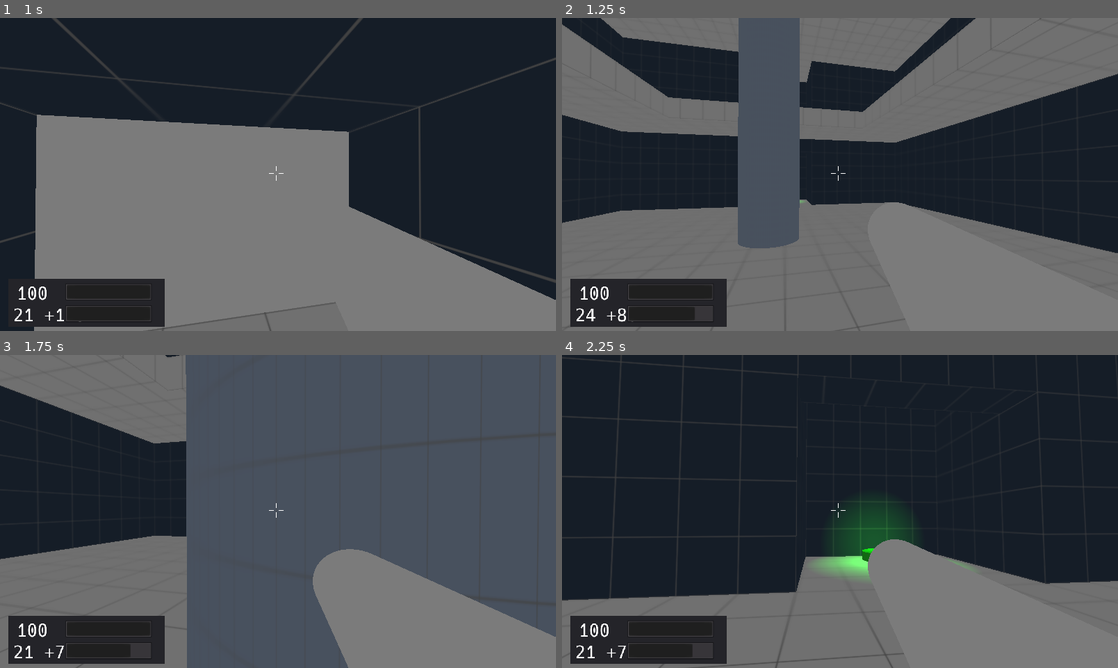
Above: before the commit, frames 1-4 (two rows, left to right).
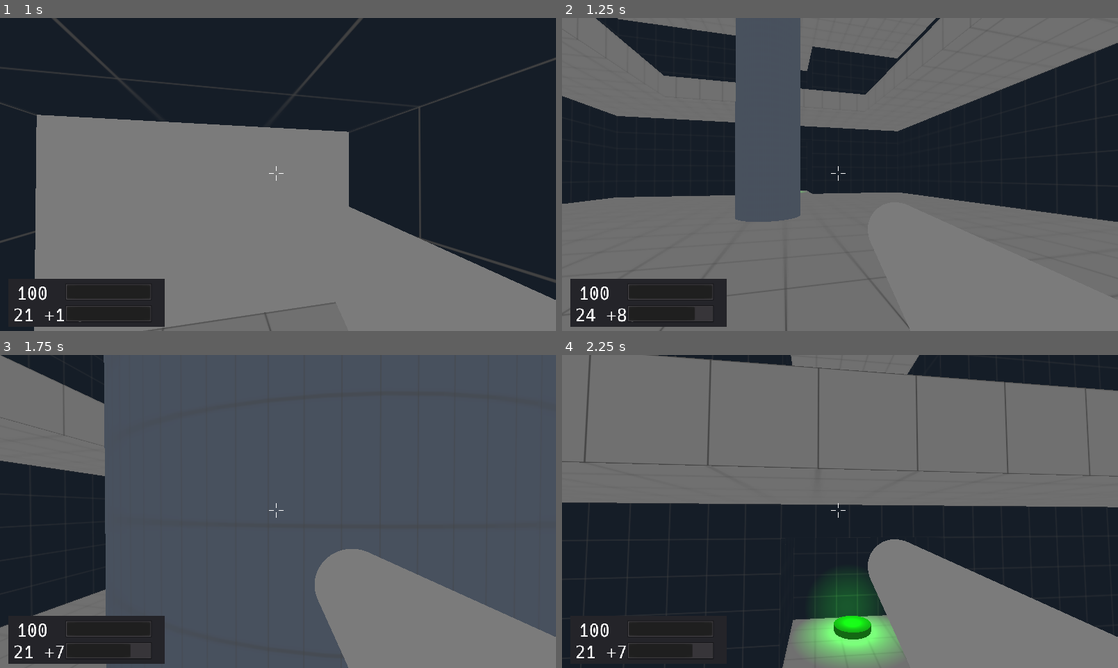
Above: after the commit, the same moments.

Repository: duckinator/keress
Game: Godot game, scene res://levels/Level_002.tscn
Same seed, same stepped clock (60 frames per second), same inputs: the game is played once before the commit and once after it. This scene is started directly instead of the project's main scene.
Inputs (mouse positions are in pixels of both pictures, inside the frame that each line leads up to):
- Up to frame 1 (1 s): tap Enter at 0.5 s; move the mouse to (305, 174) at 0.52 s; press the mouse at (305, 174) at 0.53 s; hold W (movement_forward) from 0.53 s (still down); tap Space (movement_jump) at 0.77 s
- Up to frame 2 (1.25 s): keep holding W (movement_forward)
- Up to frame 3 (1.75 s): keep holding W (movement_forward); move the mouse to (250, 511) at 1.27 s; release the mouse at (250, 511) at 1.28 s; right-click (250, 511) at 1.35 s; tap Space (movement_jump) at 1.52 s
- Up to frame 4 (2.25 s): keep holding W (movement_forward); move the mouse to (851, 505) at 2.02 s; tap Tab (quick_switch_item) at 2.1 s

Frame 1 is identical in both runs. In frame 2, 17% of the frame differs, in the area x 0-100%, y 0-100%; in frame 3, 22%; in frame 4, 59%.

Commit message:
disable bottom bar collision for door; reset tweens before use

Diff:
--- a/src/environment/door/Door.gd
+++ b/src/environment/door/Door.gd
@@ -53,10 +53,12 @@
 		state = CLOSED
 
 	if left_target != null:
+		$LeftTween.reset_all()
 		$LeftTween.interpolate_property(left, "translation", left.translation, left_target, door_speed, Tween.TRANS_ELASTIC, Tween.EASE_IN_OUT)
 		$LeftTween.start()
 
 	if right_target != null:
+		$RightTween.reset_all()
 		$RightTween.interpolate_property(right, "translation", right.translation, right_target, door_speed, Tween.TRANS_ELASTIC, Tween.EASE_IN_OUT)
 		$RightTween.start()
 
--- a/src/environment/door/Door.tscn
+++ b/src/environment/door/Door.tscn
@@ -121,6 +121,7 @@
 
 [node name="CollisionShape" type="CollisionShape" parent="Bottom_Bar"]
 shape = SubResource( 11 )
+disabled = true
 
 [node name="Bottom_Bar2" type="StaticBody" parent="."]
 editor/display_folded = true
